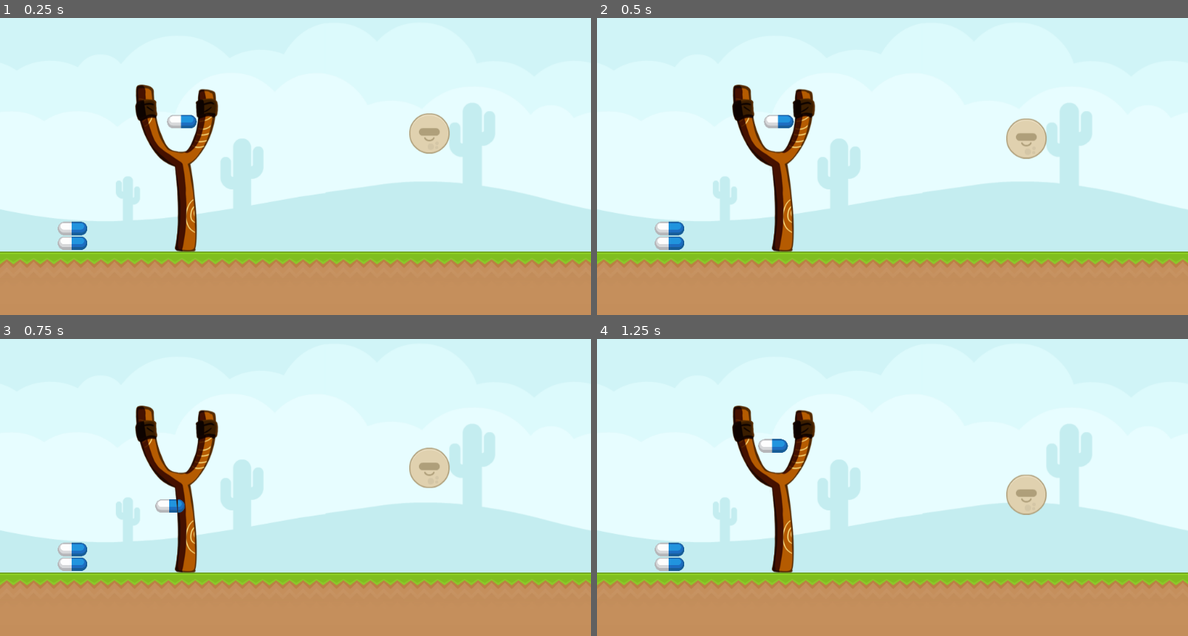
Above: before the commit, frames 1-4 (two rows, left to right).
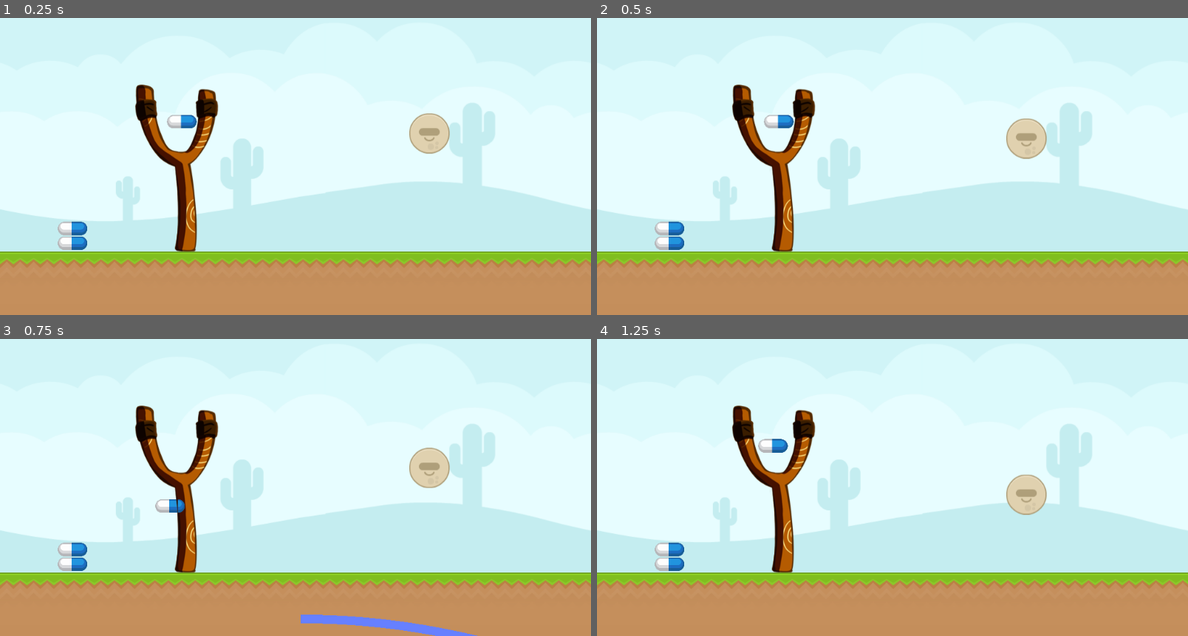
Above: after the commit, the same moments.

Repository: kleimaj/slingshot
Game: Godot game, scene res://Scenes/Level.tscn
Same seed, same stepped clock (60 frames per second), same inputs: the game is played once before the commit and once after it.
Inputs (mouse positions are in pixels of both pictures, inside the frame that each line leads up to):
- Up to frame 1 (0.25 s): no input
- Up to frame 2 (0.5 s): no input
- Up to frame 3 (0.75 s): drag from (70, 564) to (354, 386) at 0.52 s
- Up to frame 4 (1.25 s): no input

Frames 1-2 are identical in both runs. In frame 3, 0.8% of the frame differs, in the area x 50-81%, y 92-100%; in frame 4, nothing differs.

Commit message:
adds line2d

Diff:
--- a/Objects/Slingshot.gd
+++ b/Objects/Slingshot.gd
@@ -2,14 +2,22 @@
 const MAX_DISTANCE = 150
 
 export var ELASTIC_FORCE = 5
+export var MAX_POINTS = 250
+export var GRAVITY = 9.8
 
 var current_projectile = null
+var isActive = false
 var launch_force = Vector2()
 onready var projectiles = get_tree().get_nodes_in_group("projectiles")
 onready var rest = $RestPosition
+onready var line = $Line2D
 
 func _ready():
 	load_projectile()
+
+func _process(delta):
+	if isActive:
+		update_trajectory(delta)
 
 func load_projectile():
 	if len(projectiles) > 0:
@@ -36,10 +44,13 @@
 		_on_touch_drag(event)
 
 func _on_touch_pressed(event):
-	print("pressed", event.position)
+	isActive = true
 
 func _on_touch_released(event):
 	if launch_force.length():
+		isActive = false
+		# hide line
+		line.hide()
 		launch_projectile(current_projectile, launch_force)
 		launch_force = Vector2()
 		$Timer.start()
@@ -51,3 +62,14 @@
 
 func _on_Timer_timeout():
 	load_projectile()
+
+func update_trajectory(delta):
+	line.clear_points()
+	var pos = current_projectile.global_position
+	var velocity = current_projectile.global_transform.x * launch_force.length()
+	for i in MAX_POINTS:
+		line.add_point(pos)
+		velocity.y += delta * GRAVITY
+		pos += velocity * delta
+#		if pos.y > 0:
+#			break
--- a/Objects/Slingshot.tscn
+++ b/Objects/Slingshot.tscn
@@ -22,4 +22,10 @@
 
 [node name="Timer" type="Timer" parent="."]
 one_shot = true
+
+[node name="Line2D" type="Line2D" parent="."]
+z_index = 2
+width = 15.0
+default_color = Color( 0.4, 0.501961, 1, 1 )
+joint_mode = 2
 [connection signal="timeout" from="Timer" to="." method="_on_Timer_timeout"]
